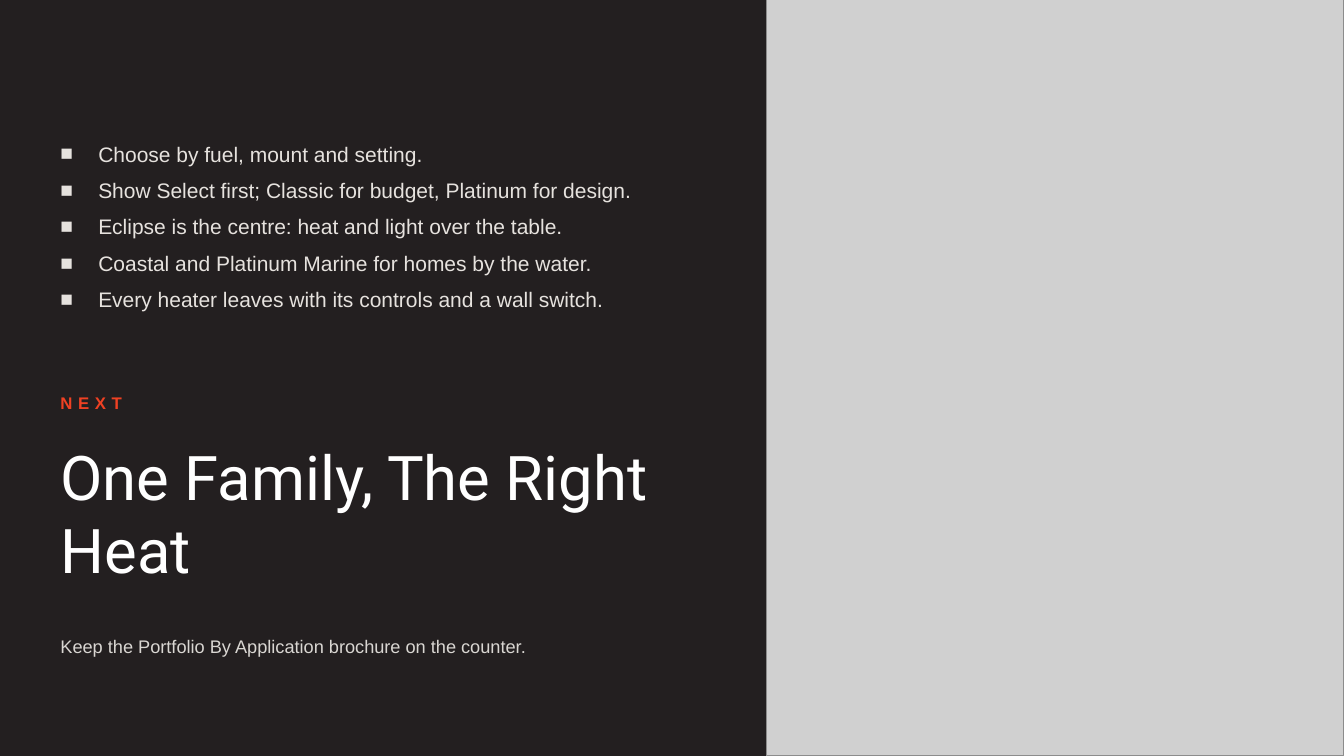
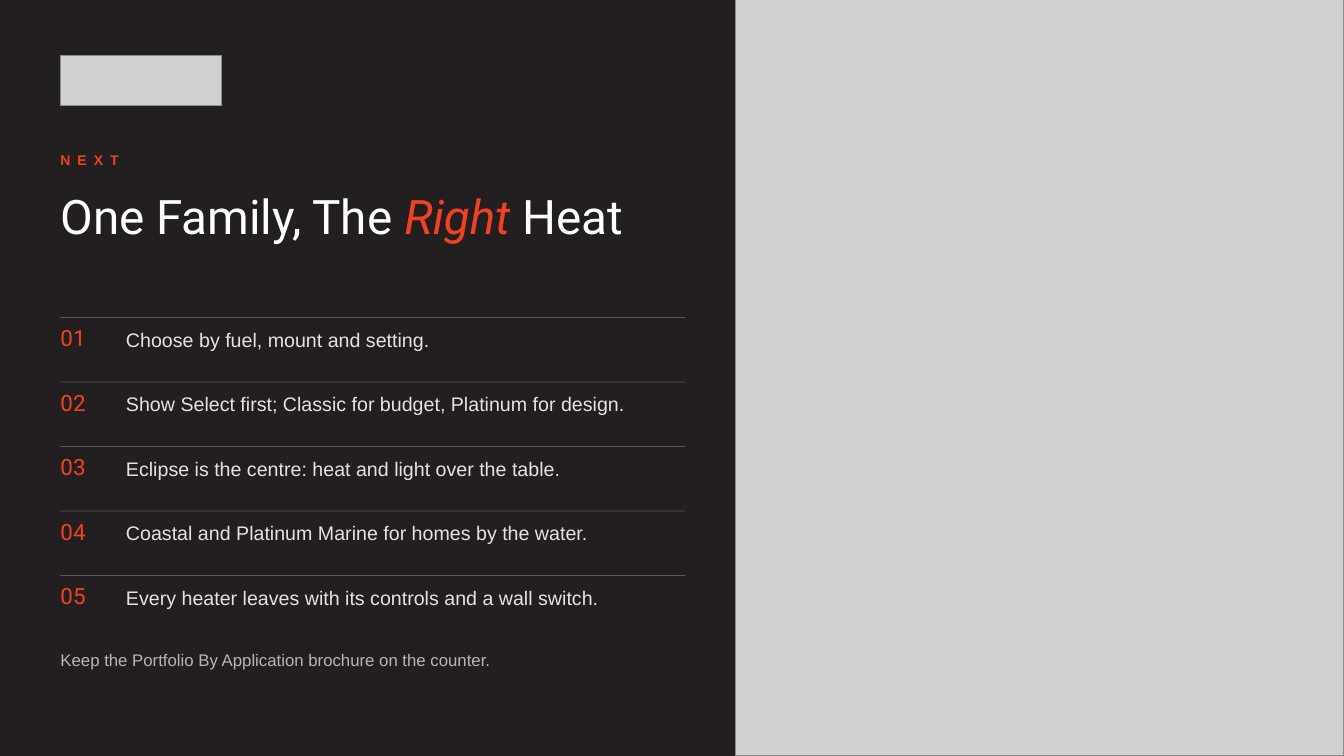
Before and after one commit to aayuvis/Bromic_Marketing, a slide deck: slide 28 of decks/training/out/Bromic-Dealer-Bromic-Portfolio.pptx (slide 27 before the commit). Drawn at 1344x756 pixels with LibreOffice and Linux fonts; fonts in the diff are those of the drawing; grey boxes stand for pictures; background and template pictures are left out. Boxes give left, top, right and bottom in pixels: in the first picture for what was removed or moved away, otherwise in the second. Text is boxed around its words. In the diff, an @@ line names an element or a change of style, - is before the commit and + after.

```diff
--- a/decks/training/out/Bromic-Dealer-Bromic-Portfolio.pptx
+++ b/decks/training/out/Bromic-Dealer-Bromic-Portfolio.pptx
@@ picture: place and size @@
-picture at (766, 0, 1344, 756)
+picture at (736, 0, 1344, 756)
@@ picture added at (60, 55, 222, 106) @@
@@ text removed at (98, 146, 631, 312) @@
-■ Choose by fuel, mount and setting.
-■ Show Select first; Classic for budget, Platinum for design.
-■ Eclipse is the centre: heat and light over the table.
-■ Coastal and Platinum Marine for homes by the water.
-■ Every heater leaves with its controls and a wall switch.
@@ text "NEXT": place and size @@
-text "NEXT" at (60, 397, 121, 409)
+text "NEXT" at (60, 151, 665, 181)
@@ text "NEXT" at (60, 151, 665, 181): size 12 to 10 pt, letter spacing 4 to 5 pt; less space between paragraphs @@
@@ text "One Family, The Right Heat": place and size @@
-text "One Family, The Right Heat" at (60, 453, 647, 574)
+text "One Family, The Right Heat" at (60, 198, 622, 244)
@@ text "One Family, The Right Heat" at (60, 198, 622, 244): size 44 to 34 pt; text colour #FFFFFF to #EF4123, italic on in "Right" @@
@@ line added from (60, 318) to (686, 318), #5A5556 0.5 pt @@
@@ text added at (60, 330, 85, 346), 16 pt, text #EF4123 @@
+01
@@ text added at (126, 332, 429, 351), 14 pt, text #E6E2DE @@
+Choose by fuel, mount and setting.
@@ line added from (60, 382) to (686, 382), #5A5556 0.5 pt @@
@@ text added at (60, 395, 85, 411), 16 pt, text #EF4123 @@
+02
@@ text added at (126, 396, 624, 415), 14 pt, text #E6E2DE @@
+Show Select first; Classic for budget, Platinum for design.
@@ line added from (60, 447) to (686, 447), #5A5556 0.5 pt @@
@@ text added at (60, 459, 85, 475), 16 pt, text #EF4123 @@
+03
@@ text added at (126, 461, 560, 480), 14 pt, text #E6E2DE @@
+Eclipse is the centre: heat and light over the table.
@@ line added from (60, 511) to (686, 511), #5A5556 0.5 pt @@
@@ text added at (60, 524, 85, 540), 16 pt, text #EF4123 @@
+04
@@ text added at (126, 525, 587, 544), 14 pt, text #E6E2DE @@
+Coastal and Platinum Marine for homes by the water.
@@ line added from (60, 576) to (686, 576), #5A5556 0.5 pt @@
@@ text added at (60, 588, 85, 604), 16 pt, text #EF4123 @@
+05
@@ text added at (126, 590, 598, 609), 14 pt, text #E6E2DE @@
+Every heater leaves with its controls and a wall switch.
@@ text "Keep the Portfolio By Application ...": place and size @@
-text "Keep the Portfolio By Application ..." at (60, 640, 526, 657)
+text "Keep the Portfolio By Application ..." at (60, 654, 490, 670)
@@ text "Keep the Portfolio By Application ..." at (60, 654, 490, 670): size 13 to 12 pt, text colour #D9D6D2 to #B9B5B0 @@
```
Also in this commit, not shown: 26 other slides changed, 1 slide added, 59 other files.
